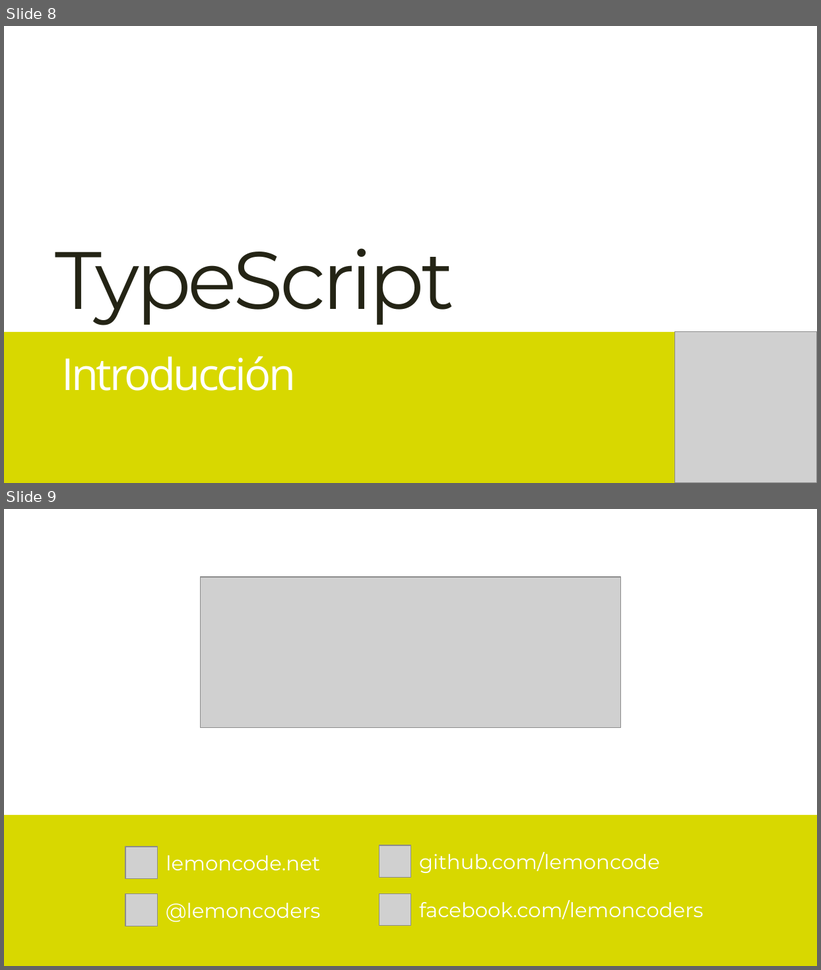
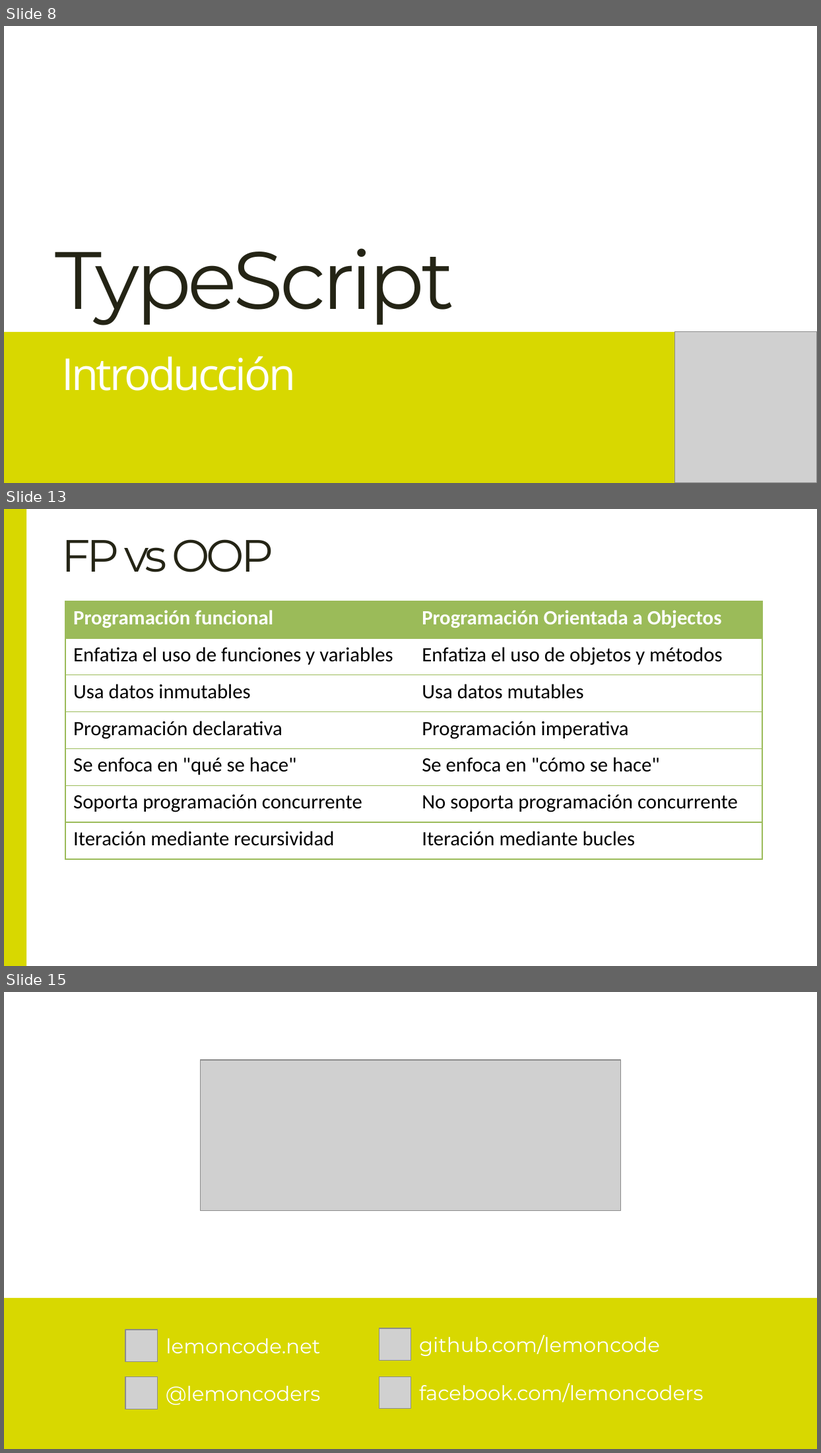
Before and after one commit to Lemoncode/language-sessions, a slide deck: 00 teoría/Language Sessions.pptx. Shown one above the other, each under a label of ours: slides 8 and 9 before the commit, slides 8, 13 and 15 after it; the slides between them are not shown. The pictures are 821x970 and 821x1453 pixels, drawn with LibreOffice and Linux fonts; fonts in the diff are those of the drawing; grey boxes stand for pictures. Boxes give left, top, right and bottom in pixels: in the first picture for what was removed or moved away, otherwise in the second. Text is boxed around its words. In the diff, an @@ line names an element or a change of style, - is before the commit and + after.

```diff
--- a/00 teoría/Language Sessions.pptx
+++ b/00 teoría/Language Sessions.pptx
@@ slide 13 added at (4, 509, 817, 966), background #FFFFFF @@
@@ rectangle added at (4, 509, 26, 966), fill #D8D800 @@
@@ title added at (61, 539, 274, 572), 40 pt, text #242415 @@
+FP vs OOP
@@ table added at (65, 601, 762, 860), 7 rows, 2 columns @@
+Programación funcional | Programación Orientada a Objectos
+Enfatiza el uso de funciones y variables | Enfatiza el uso de objetos y métodos
+Usa datos inmutables | Usa datos mutables
+Programación declarativa | Programación imperativa
+Se enfoca en "qué se hace" | Se enfoca en "cómo se hace"
+Soporta programación concurrente | No soporta programación concurrente
+Iteración mediante recursividad | Iteración mediante bucles
@@ what was slide 9 is now slide 15 @@
```
Also in this commit, not shown: 5 other slides added, 7 other files.
